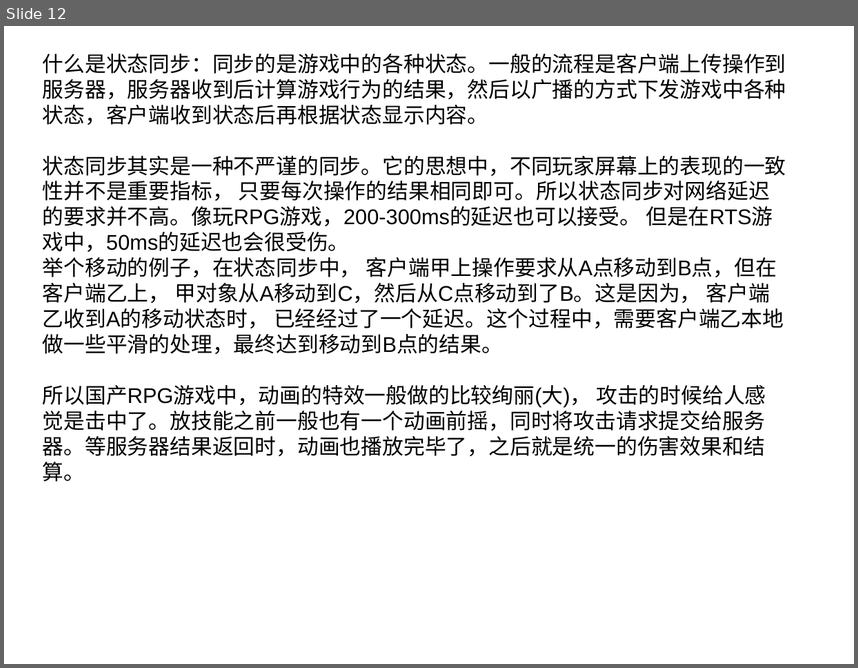
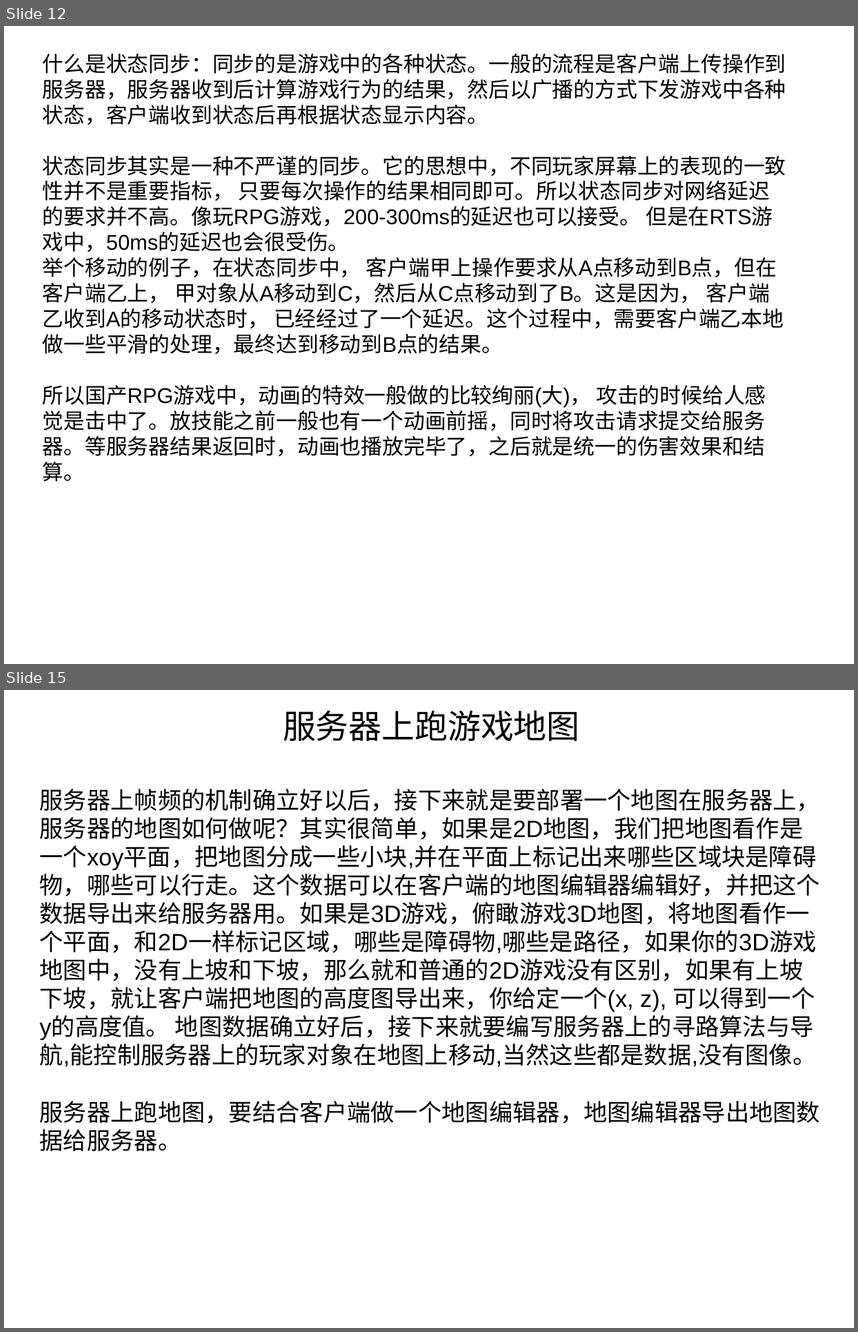
Before and after one commit to cyk88888888/LockStep-StateSynchronization, a slide deck: 浅析帧同步和状态同步.ppt. Shown one above the other, each under a label of ours: slide 12 before the commit, slides 12 and 15 after it; the slides between them are not shown. The pictures are 858x668 and 858x1332 pixels, drawn with LibreOffice and Linux fonts; fonts in the diff are those of the drawing. Boxes give left, top, right and bottom in pixels: in the first picture for what was removed or moved away, otherwise in the second. Text is boxed around its words. In the diff, an @@ line names an element or a change of style, - is before the commit and + after.

```diff
--- a/浅析帧同步和状态同步.ppt
+++ b/浅析帧同步和状态同步.ppt
@@ slide 15 added at (4,690,854,1328), background #FFFFFF @@
@@ text added at (40,710,820,1151), 20 pt, text #000000 @@
+服务器上跑游戏地图
+服务器上帧频的机制确立好以后，接下来就是要部署一个地图在服务器上，服务器的地图如何做呢？其实很简单，如果是2D地图，我们把地图看作是一个xoy平面，把地图分成一些小块,并在平面上标记出来哪些区域块是障碍物，哪些可以行走。这个数据可以在客户端的地图编辑器编辑好，并把这个数据导出来给服务器用。如果是3D游戏，俯瞰游戏3D地图，将地图看作一个平面，和2D一样标记区域，哪些是障碍物,哪些是路径，如果你的3D游戏地图中，没有上坡和下坡，那么就和普通的2D游戏没有区别，如果有上坡下坡，就让客户端把地图的高度图导出来，你给定一个(x, z), 可以得到一个y的高度值。 地图数据确立好后，接下来就要编写服务器上的寻路算法与导航,能控制服务器上的玩家对象在地图上移动,当然这些都是数据,没有图像。
+服务器上跑地图，要结合客户端做一个地图编辑器，地图编辑器导出地图数据给服务器。
```
Also in this commit, not shown: 3 other slides added, 1 other file.
